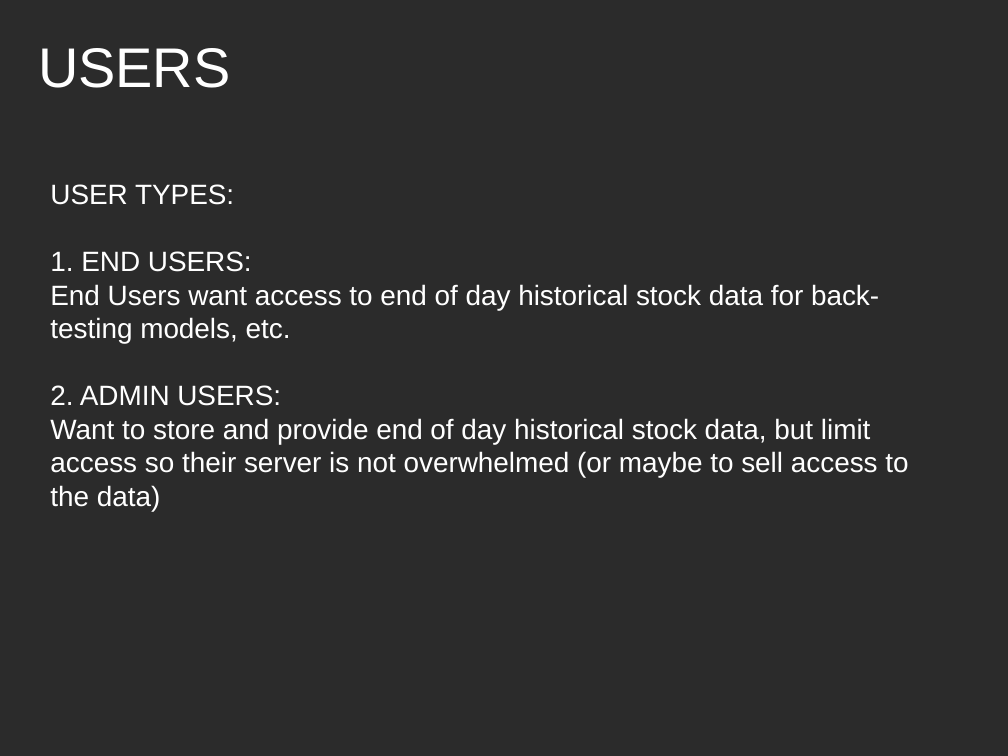
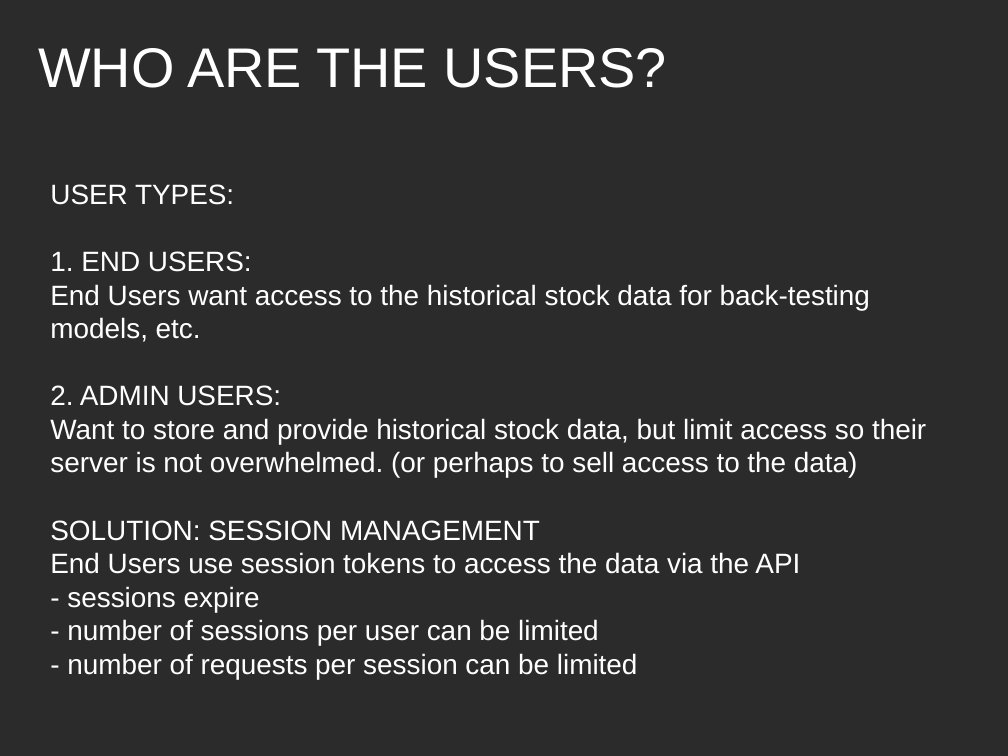
Before and after one commit to nrevs/project_one, a slide deck: slide 3 of ProjectOne.odp. Drawn at 1008x756 pixels with LibreOffice and Linux fonts; fonts in the diff are those of the drawing; background and template pictures are left out; a plain dark background stands for a picture behind light text. Boxes give left, top, right and bottom in pixels: in the first picture for what was removed or moved away, otherwise in the second. Text is boxed around its words. In the diff, an @@ line names an element or a change of style, - is before the commit and + after.

```diff
--- a/ProjectOne.odp
+++ b/ProjectOne.odp
@@ title at <box>38,48,667,88</box>: text changed @@
-USERS
+WHO ARE THE USERS?
@@ subtitle at <box>50,284,870,342</box>: text changed @@
-End Users want access to end of day historical stock data for back-testing models, etc.
+End Users want access to the historical stock data for back-testing models, etc.
@@ subtitle at <box>50,418,926,679</box>: text changed @@
-Want to store and provide end of day historical stock data, but limit access so their server is not overwhelmed (or maybe to sell access to the data)
+Want to store and provide historical stock data, but limit access so their server is not overwhelmed. (or perhaps to sell access to the data)
+SOLUTION: SESSION MANAGEMENT
+End Users use session tokens to access the data via the API
+- sessions expire
+- number of sessions per user can be limited
+- number of requests per session can be limited
```
Also in this commit, not shown: 5 other slides changed, 7 other files.
